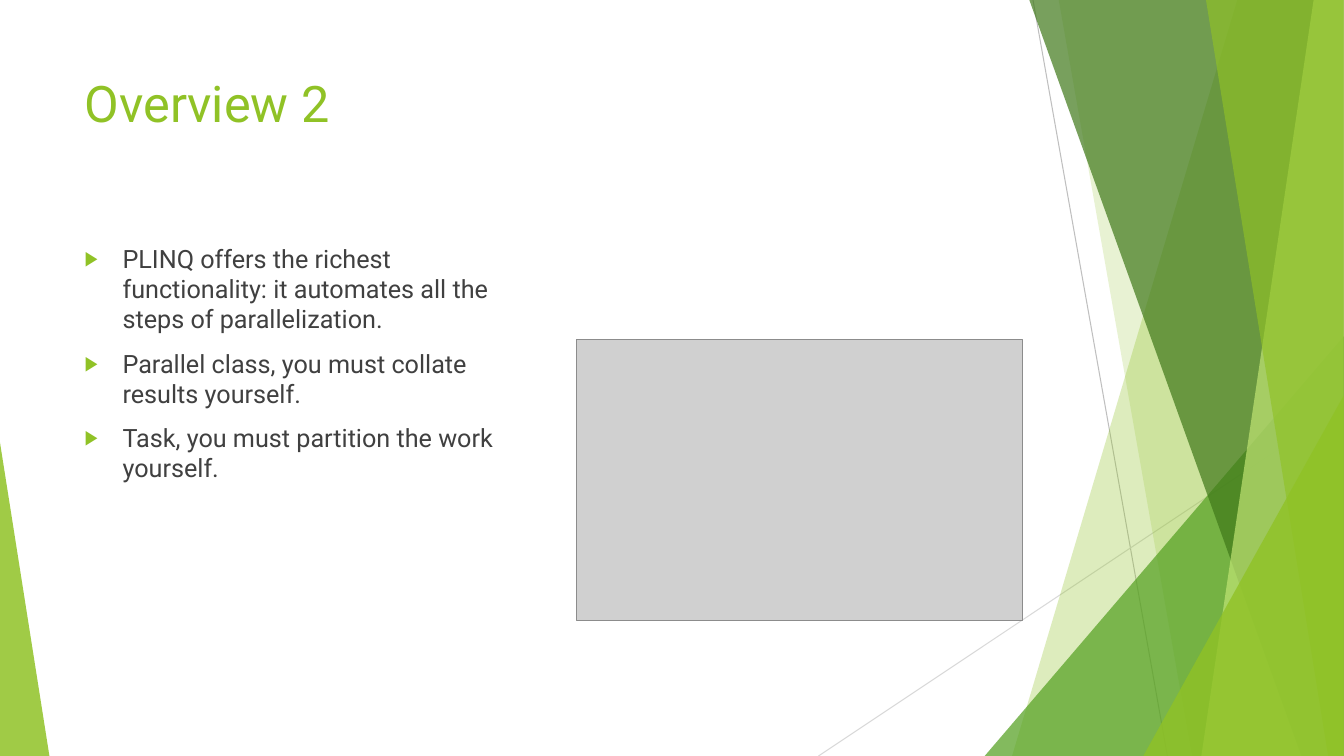
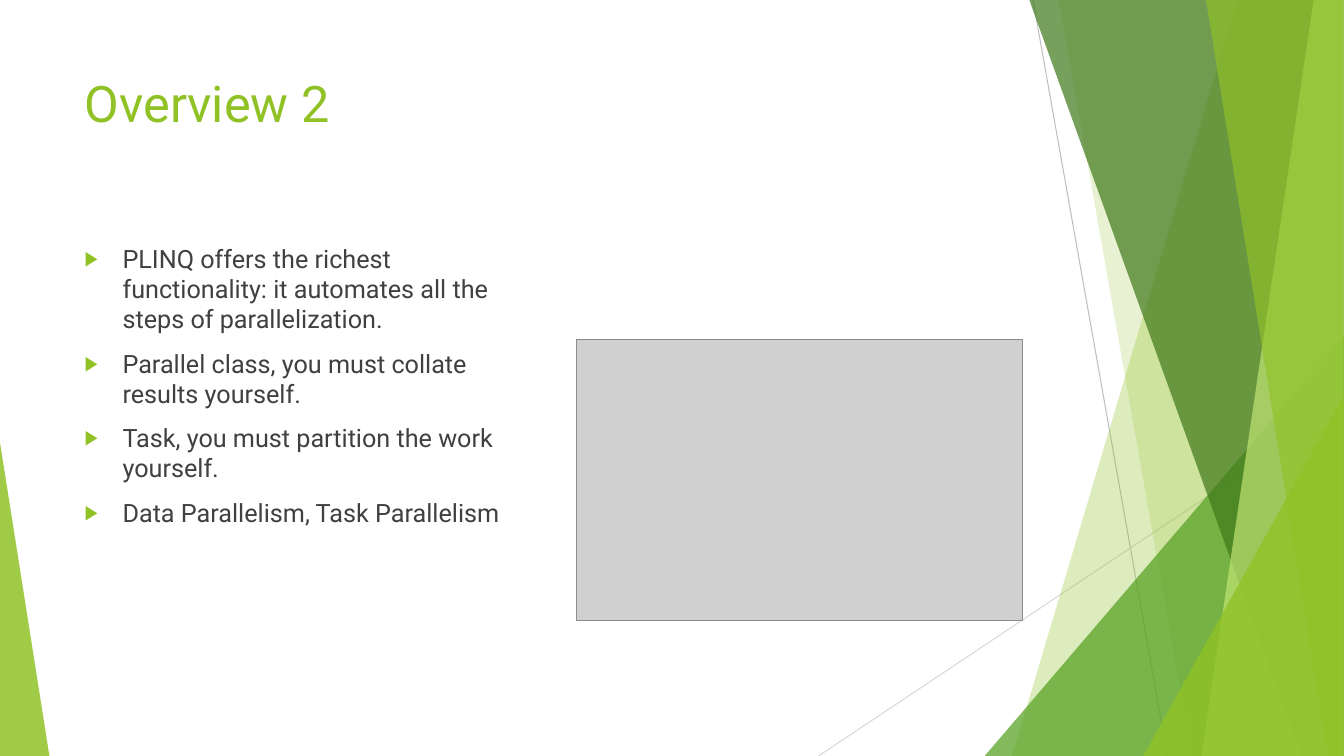
Before and after one commit to fming/NetConcurrency, a slide deck: slide 4 of TASK.pptx (slide 3 before the commit). Drawn at 1344x756 pixels with LibreOffice and Linux fonts; fonts in the diff are those of the drawing; grey boxes stand for pictures. Boxes give left, top, right and bottom in pixels: in the first picture for what was removed or moved away, otherwise in the second. Text is boxed around its words. In the diff, an @@ line names an element or a change of style, - is before the commit and + after.

Commit message:
more for task
add the demo with Continuation, Status and also update the PPT.

```diff
--- a/TASK.pptx
+++ b/TASK.pptx
@@ text at (123,503,499,526): paragraph added @@
+▶ Data Parallelism, Task Parallelism
```
Also in this commit, not shown: 4 other slides changed, 1 slide added, 7 other files.
